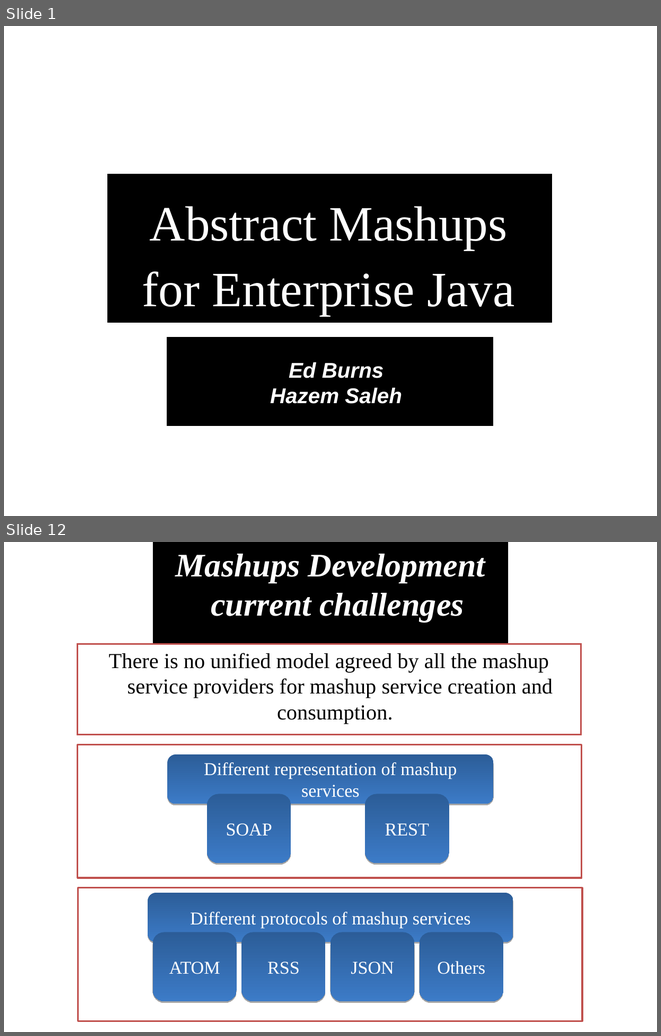
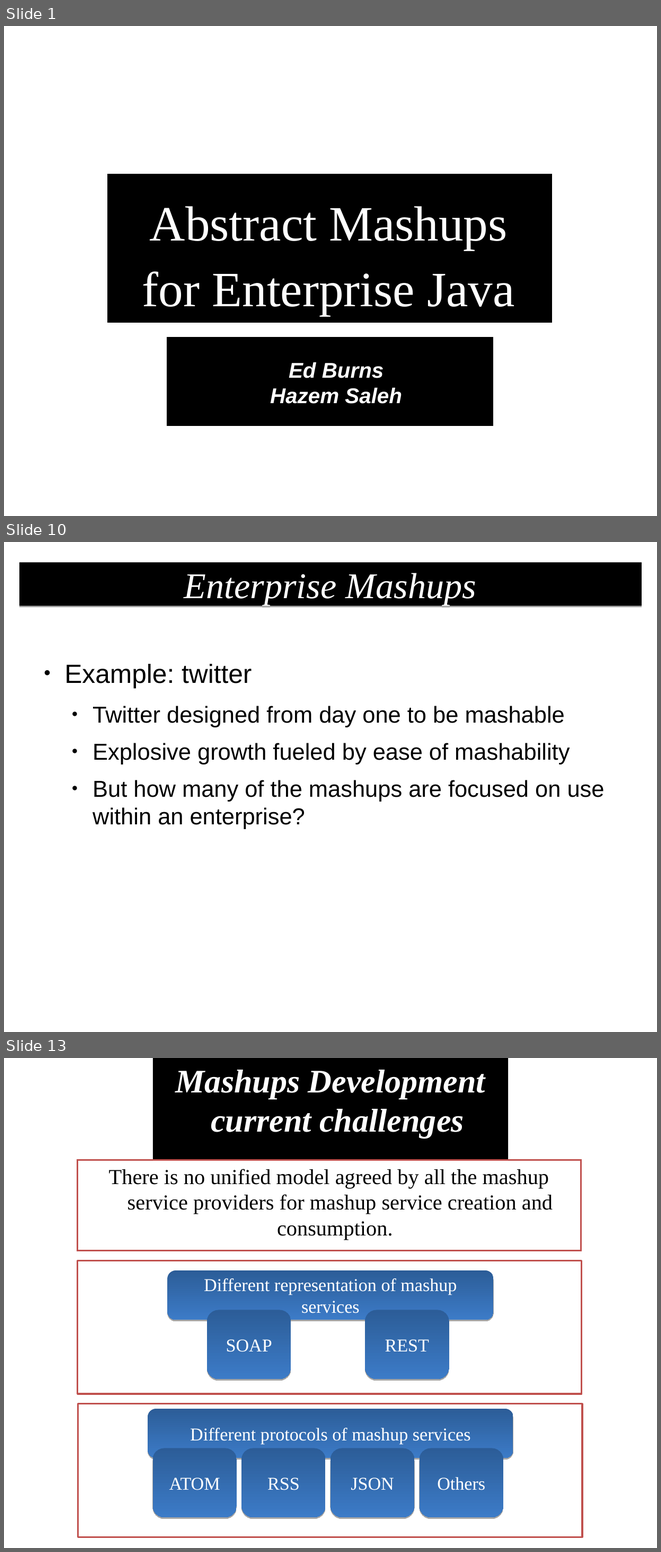
Before and after one commit to demo007/mashups4jsf, a slide deck: overview-architecture/JavaOne-2010/S314070_BURNS_SALEH_MASHUPS.odp. Shown one above the other, each under a label of ours: slides 1 and 12 before the commit, slides 1, 10 and 13 after it; the slides between them are not shown. The pictures are 661x1036 and 661x1552 pixels, drawn with LibreOffice and Linux fonts; fonts in the diff are those of the drawing. Boxes give left, top, right and bottom in pixels: in the first picture for what was removed or moved away, otherwise in the second. Text is boxed around its words. In the diff, an @@ line names an element or a change of style, - is before the commit and + after.

```diff
--- a/overview-architecture/JavaOne-2010/S314070_BURNS_SALEH_MASHUPS.odp
+++ b/overview-architecture/JavaOne-2010/S314070_BURNS_SALEH_MASHUPS.odp
@@ slide 10 added at bbox=[4, 542, 657, 1032], background #FFFFFF @@
@@ title added at bbox=[19, 562, 642, 606], fill #000000, 44 pt, text #FFFFFF, italic @@
+Enterprise Mashups
@@ text added at bbox=[64, 664, 604, 829], 28 pt, text #000000 @@
+● Example: twitter
+  ● Twitter designed from day one to be mashable
+  ● Explosive growth fueled by ease of mashability
+  ● But how many of the mashups are focused on use within an enterprise?
@@ what was slide 12 is now slide 13 @@
```
Also in this commit, not shown: 12 slides changed, 2 other slides added, 2 slides removed.
